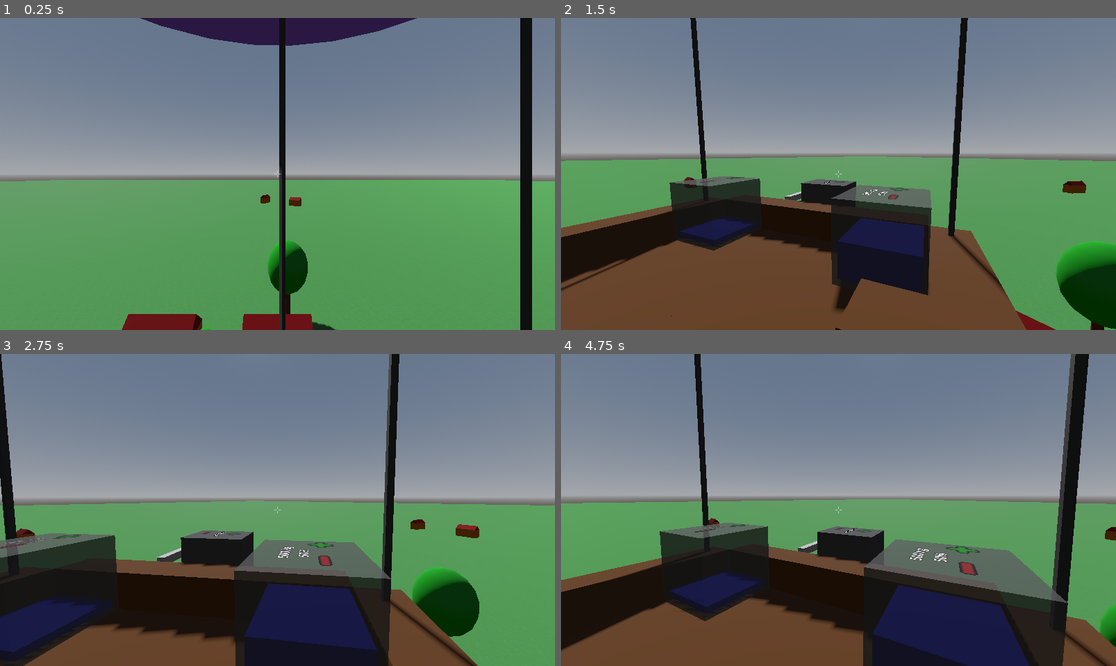
Above: before the commit, frames 1-4 (two rows, left to right).
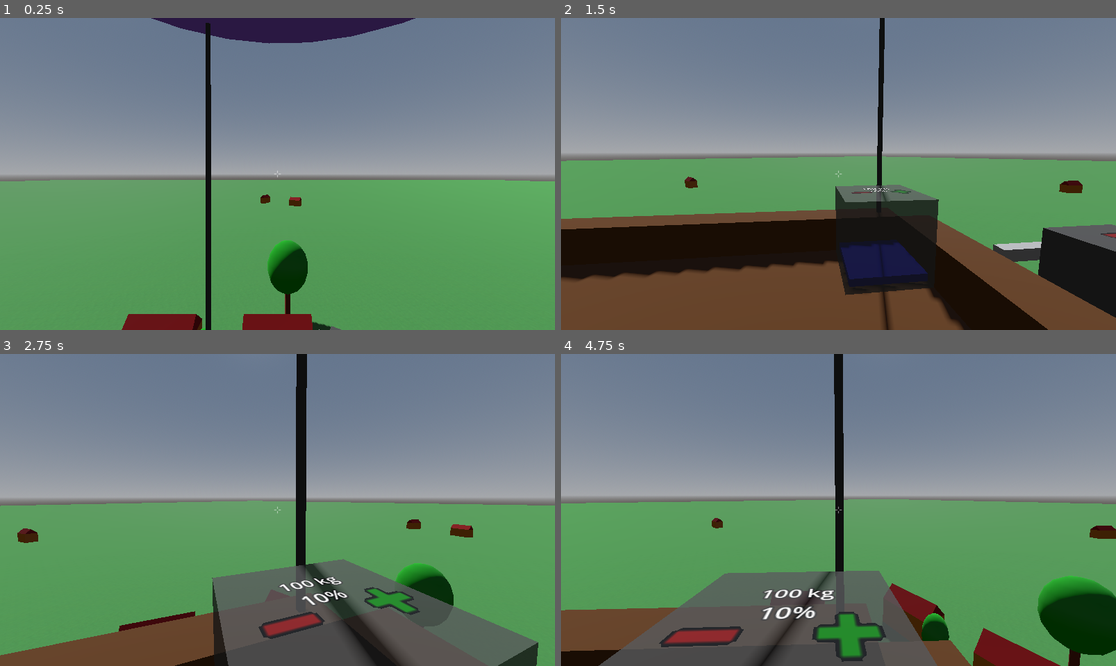
Above: after the commit, the same moments.

Repository: jmdejong/airships
Game: Godot game, scene res://scenes/world.tscn
Same seed, same stepped clock (60 frames per second), same inputs: the game is played once before the commit and once after it.
Inputs (mouse positions are in pixels of both pictures, inside the frame that each line leads up to):
- Up to frame 1 (0.25 s): no input
- Up to frame 2 (1.5 s): move the mouse to (960, 158) at 0.52 s; hold D (right) 0.53-1.28 s; click (960, 158) at 0.6 s; move the mouse to (810, 174) at 1.27 s; hold W (forwards) from 1.28 s (still down); click (810, 174) at 1.35 s
- Up to frame 3 (2.75 s): keep holding W (forwards); move the mouse to (288, 503) at 2.02 s; hold Shift (sprint) from 2.03 s (still down); click (288, 503) at 2.3 s
- Up to frame 4 (4.75 s): keep holding W (forwards); move the mouse to (832, 516) at 2.77 s; release Shift (sprint) at 2.78 s; tap B (toggle_build) at 2.85 s; click (832, 516) at 3.05 s; move the mouse to (877, 513) at 3.52 s; tap G (toggle_gravity) at 3.6 s; click (877, 513) at 3.8 s; move the mouse to (794, 506) at 4.27 s; click (794, 506) at 4.35 s

The runs differ from the first frame. In frame 1, 4.6% of the frame differs, in the area x 25-96%, y 0-100%; in frame 2, 23%; in frame 3, 33%; in frame 4, 40%, in the area x 0-100%, y 0-100%.
Error before the commit: Attempt to call function 'get_collider' in base 'null instance' on a null instance. (res://code/player.gd:110)

Commit message:
components do their own transform

Diff:
--- a/code/components/ballast.gd
+++ b/code/components/ballast.gd
@@ -23,7 +23,7 @@
 	return 1.0
 
 func center_of_mass() -> Vector3:
-	return $CenterOfMass.position
+	return transform * $CenterOfMass.position
 
 func _on_less_pressed() -> void:
 	filling = max(filling - step, 0.0)
@@ -36,5 +36,7 @@
 	var s: Array[CollisionShape3D] = []
 	for child in get_children():
 		if child is CollisionShape3D:
-			s.append(child)
+			var c: CollisionShape3D = child.duplicate()
+			c.transform = transform * c.transform
+			s.append(c)
 	return s
--- a/code/components/balloon.gd
+++ b/code/components/balloon.gd
@@ -12,11 +12,13 @@
 	return 10
 
 func center_of_mass() -> Vector3:
-	return $CenterOfMass.position
+	return transform * $CenterOfMass.position
 
 func shapes() -> Array[CollisionShape3D]:
 	var s: Array[CollisionShape3D] = []
 	for child in get_children():
 		if child is CollisionShape3D:
-			s.append(child)
+			var c: CollisionShape3D = child.duplicate()
+			c.transform = transform * c.transform
+			s.append(c)
 	return s
--- a/code/components/box_component.gd
+++ b/code/components/box_component.gd
@@ -16,12 +16,13 @@
 	return density * volume
 
 func center_of_mass() -> Vector3:
-	return $CenterOfMass.position
-
+	return transform * $CenterOfMass.position
 
 func shapes() -> Array[CollisionShape3D]:
 	var s: Array[CollisionShape3D] = []
 	for child in get_children():
 		if child is CollisionShape3D:
-			s.append(child)
+			var c: CollisionShape3D = child.duplicate()
+			c.transform = transform * c.transform
+			s.append(c)
 	return s
--- a/code/components/composite.gd
+++ b/code/components/composite.gd
@@ -30,20 +30,20 @@
 		assert(v > 0)
 		_mass += m
 		_displaced_volume += v
-		var com: Vector3 = component.transform * component.center_of_mass()
+		var com: Vector3 = transform * component.center_of_mass()
 		_center_of_mass += com * m
 		var cov: Vector3
 		if component.has_method("center_of_volume"):
-			cov = component.transform * component.center_of_volume()
+			cov = transform * component.center_of_volume()
 		else:
 			cov = com
 		_center_of_volume += cov * v
 		if component.has_method("forces"):
 			for force: Force in component.forces():
-				_forces.append(force.transformed(component.transform))
+				_forces.append(force.transformed(transform))
 		for source_shape: CollisionShape3D in component.shapes():
 			var shape = source_shape.duplicate()
-			shape.transform = component.transform * shape.transform
+			shape.transform = transform * shape.transform
 			_shapes.append(shape)
 	if (_mass == 0.0):
 		_center_of_mass = Vector3(0, 0, 0)
--- a/code/components/engine.gd
+++ b/code/components/engine.gd
@@ -2,7 +2,7 @@
 
 signal changed
 
-var power: float:
+@export var power: float = 2000:
 	set(value):
 		power = value
 		%StatusPanel.text = "%2.2f kN" % (power / 1000.0)
@@ -15,8 +15,6 @@
 var max_power: float = 5000
 var min_power: float = -2000
 
-func _ready() -> void:
-	power = 1000
 
 func mass() -> float:
 	return 100.0
@@ -25,22 +23,22 @@
 	return 0.25
 
 func forces() -> Array[Force]:
-	return [Force.new($Rotor.position, -$Rotor.position.normalized() * power)]
+	return [Force.new($Rotor.position, ($CenterOfMass.position-$Rotor.position).normalized() * power).transformed(transform)]
 
 func center_of_mass() -> Vector3:
-	return $CenterOfMass.position
+	return transform * $CenterOfMass.position
 
 func _on_less_pressed() -> void:
 	power = max(power - step, min_power)
 
-
 func _on_more_pressed() -> void:
 	power = min(power + step, max_power)
-
 
 func shapes() -> Array[CollisionShape3D]:
 	var s: Array[CollisionShape3D] = []
 	for child in get_children():
 		if child is CollisionShape3D:
-			s.append(child)
+			var c: CollisionShape3D = child.duplicate()
+			c.transform = transform * c.transform
+			s.append(c)
 	return s
--- a/code/components/status_panel.gd
+++ b/code/components/status_panel.gd
@@ -20,13 +20,14 @@
 func mass() -> float:
 	return 20
 
-
 func center_of_mass() -> Vector3:
-	return $CenterOfMass.position
+	return transform * $CenterOfMass.position
 
 func shapes() -> Array[CollisionShape3D]:
 	var s: Array[CollisionShape3D] = []
 	for child in get_children():
 		if child is CollisionShape3D:
-			s.append(child)
+			var c: CollisionShape3D = child.duplicate()
+			c.transform = transform * c.transform
+			s.append(c)
 	return s
--- a/code/player.gd
+++ b/code/player.gd
@@ -107,7 +107,7 @@
 		%BuildPreview.position = Vector3(0, 0, -2)
 
 func try_press() -> void:
-	var collider = %Eyecast.get_collider()
+	var collider = %EyeCast.get_collider()
 	if collider != null and collider.has_method("press"):
 		collider.press()
 
--- a/scenes/airship.tscn
+++ b/scenes/airship.tscn
@@ -22,8 +22,8 @@
 collision_layer = 193
 mass = 0.001
 center_of_mass_mode = 1
-linear_damp = 5.0
-angular_damp = 10.0
+linear_damp = 3.0
+angular_damp = 5.0
 script = ExtResource("1_81adk")
 
 [node name="Components" parent="." instance=ExtResource("9_17pty")]
@@ -35,9 +35,11 @@
 
 [node name="EngineHor" parent="Components/Machines" instance=ExtResource("4_lht5w")]
 transform = Transform3D(-1, 0, -8.74228e-08, 0, 1, 0, 8.74228e-08, 0, -1, -0.5, 0.5, -3.5)
+power = 5000.0
 
 [node name="EngineHor2" parent="Components/Machines" instance=ExtResource("4_lht5w")]
 transform = Transform3D(-1, 0, -8.74228e-08, 0, 1, 0, 8.74228e-08, 0, -1, -0.5, 0.5, 4.5)
+power = 5000.0
 
 [node name="Ballast" parent="Components/Machines" instance=ExtResource("7_gy0ok")]
 transform = Transform3D(-4.37114e-08, 0, 1, 0, 1, 0, -1, 0, -4.37114e-08, -2.5, 0.5, 3)
@@ -130,6 +132,9 @@
 [node name="Woodblock" parent="Components" instance=ExtResource("10_vgcyv")]
 transform = Transform3D(1, 0, 0, 0, 1, 0, 0, 0, 1, 1, 0.5, -1)
 
+[node name="Woodblock2" parent="Components" instance=ExtResource("10_vgcyv")]
+transform = Transform3D(1, 0, 0, 0, 1, 0, 0, 0, 1, 1, 0.5, 1.5)
+
 [node name="CenterOfMassMarker" type="MeshInstance3D" parent="."]
 visible = false
 mesh = SubResource("CylinderMesh_gy0ok")
@@ -139,6 +144,7 @@
 mesh = SubResource("PrismMesh_iu160")
 
 [node name="SphereOfInfluence" type="Area3D" parent="."]
+visible = false
 
 [node name="CollisionShape3D" type="CollisionShape3D" parent="SphereOfInfluence"]
 transform = Transform3D(1, 0, 0, 0, 1, 0, 0, 0, 1, 0, 13, 0)
--- a/scenes/world.tscn
+++ b/scenes/world.tscn
@@ -31,4 +31,4 @@
 transform = Transform3D(-4.37114e-08, 0, 1, 0, 1, 0, -1, 0, -4.37114e-08, 0, 27, 0)
 
 [node name="Airship" parent="." instance=ExtResource("3_4wyf3")]
-transform = Transform3D(-0.5, 0, 0.866025, 0, 1, 0, -0.866025, 0, -0.5, 0, 24, 0)
+transform = Transform3D(0.5, 0, 0.866025, 0, 1, 0, -0.866025, 0, 0.5, 0, 24, 0)
